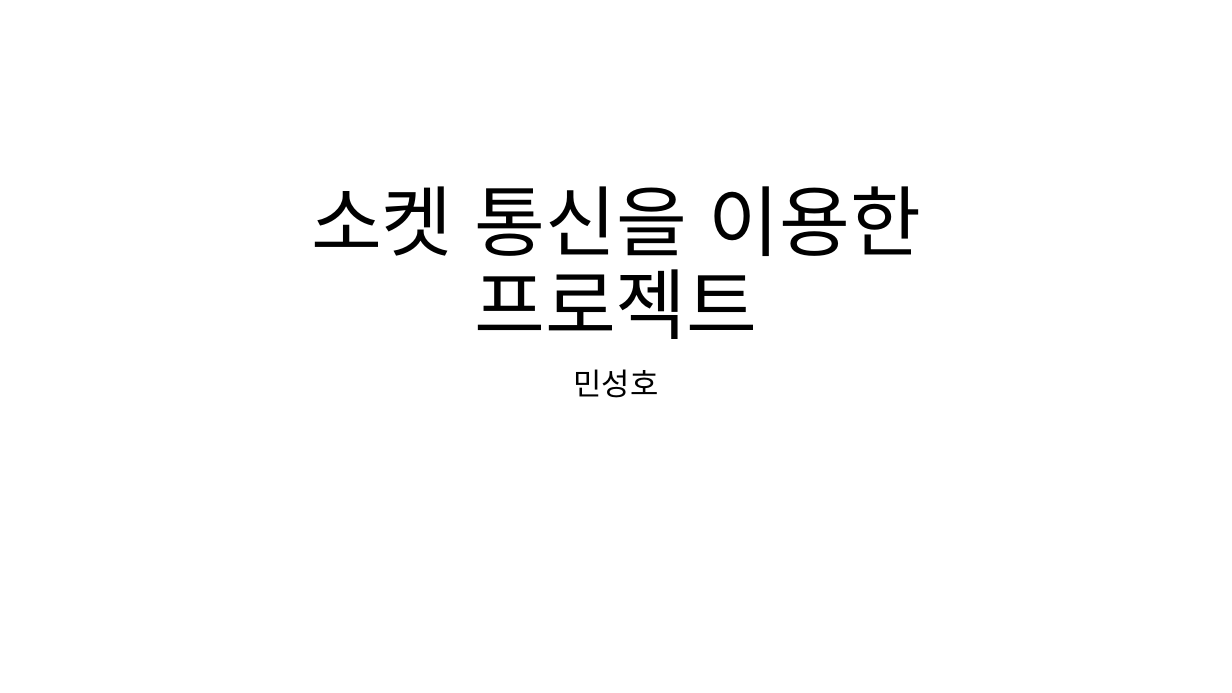
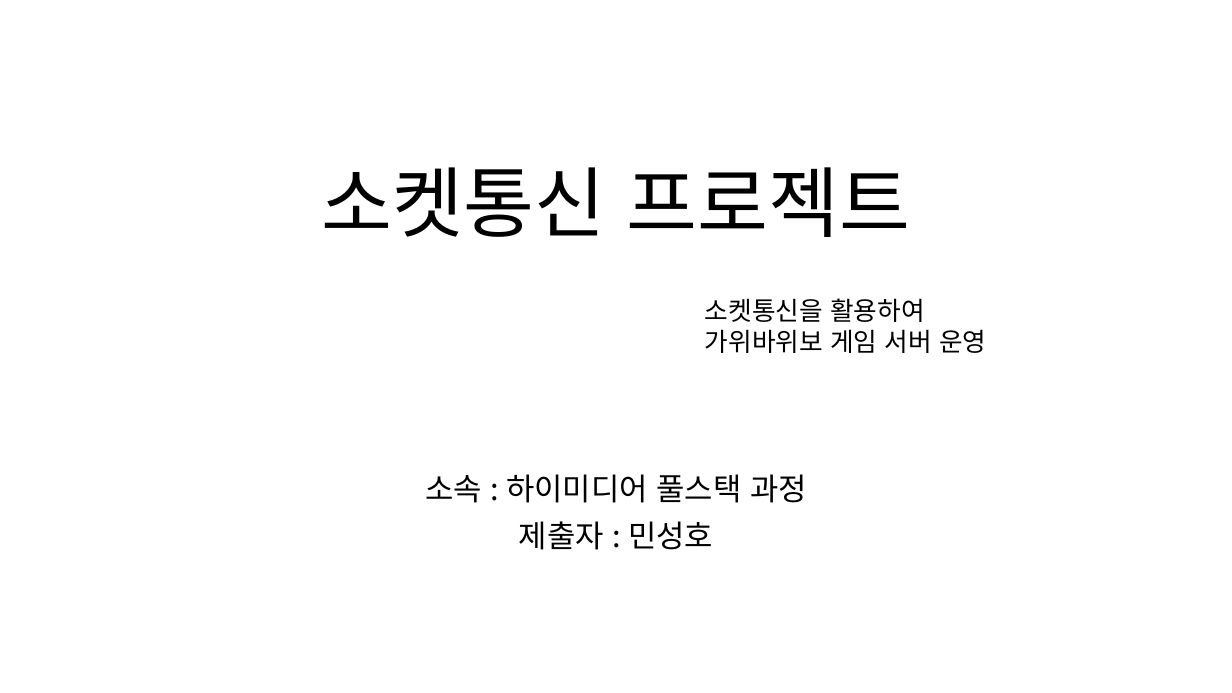
Before and after one commit to Hernameis/rockSissorsPaper_Online, a slide deck: slide 1 of StoryBoard.pptx. Drawn at 1232x693 pixels with LibreOffice and Linux fonts; fonts in the diff are those of the drawing. Boxes give left, top, right and bottom in pixels: in the first picture for what was removed or moved away, otherwise in the second. Text is boxed around its words. In the diff, an @@ line names an element or a change of style, - is before the commit and + after.

```diff
--- a/StoryBoard.pptx
+++ b/StoryBoard.pptx
@@ title at (x1=322, y1=167, x2=910, y2=237): text changed @@
-소켓 통신을 이용한
-프로젝트
+소켓통신 프로젝트
@@ text added at (x1=705, y1=298, x2=986, y2=353), 20 pt, text #000000 @@
+소켓통신을 활용하여
+가위바위보 게임 서버 운영
@@ subtitle at (x1=425, y1=474, x2=807, y2=550): text changed @@
-민성호
+소속 : 하이미디어 풀스택 과정
+제출자 : 민성호
```
Also in this commit, not shown: 5 other slides changed, 5 slides added, 8 slides removed, 20 other files.
